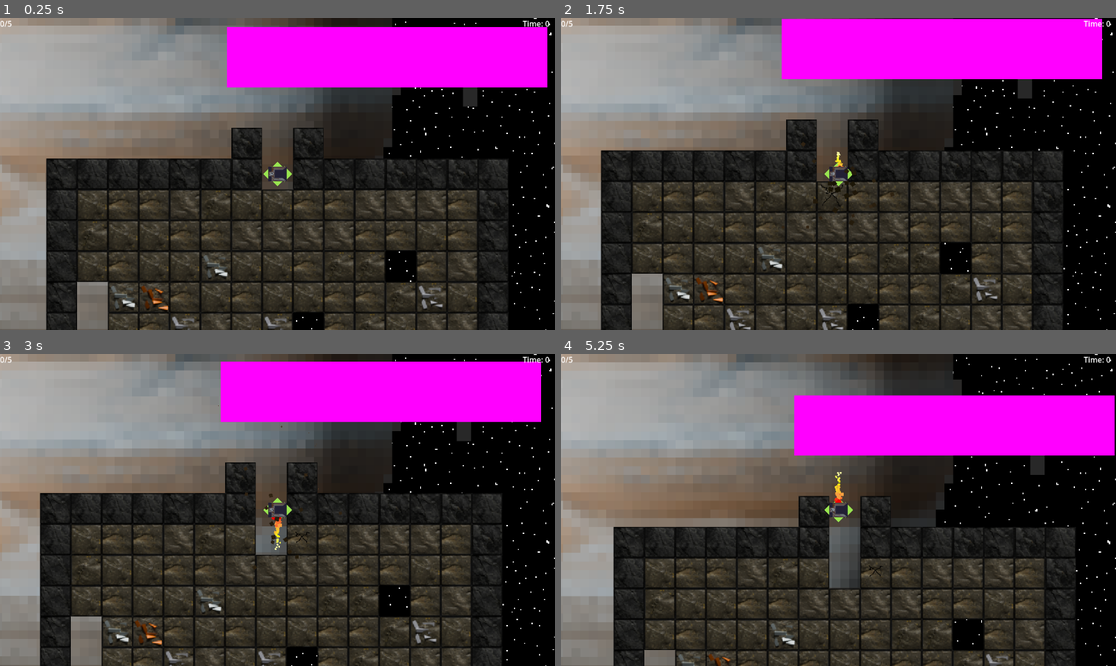
Above: before the commit, frames 1-4 (two rows, left to right).
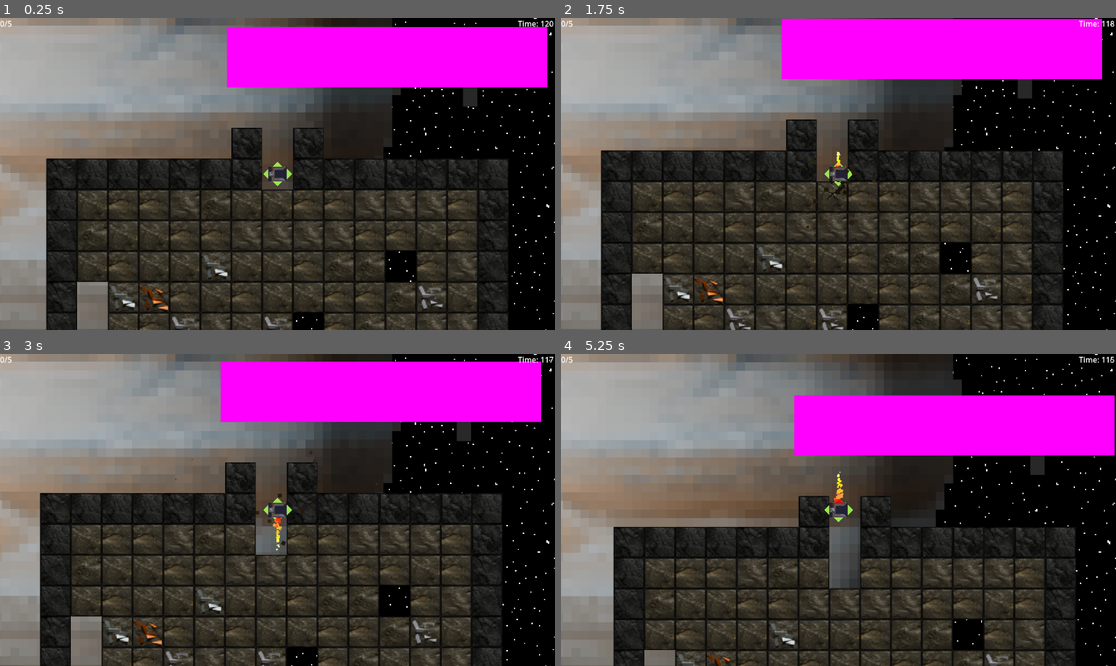
Above: after the commit, the same moments.

Repository: MissionToPsyche-Iridium/iridium_21q_web_game-csu
Game: Godot game, scene res://Scenes/pre.tscn
Two runs of this game, one before a commit and one after it. Both use one fixed random seed, a clock stepped at 60 frames per second and the inputs below.
Inputs:
- Up to frame 1 (0.25 s): no input
- Up to frame 2 (1.75 s): hold D (right) 0.53-1.28 s; tap Space (Leave) at 0.6, 1.35 s; hold S (down) from 1.28 s (still down)
- Up to frame 3 (3 s): release S (down) at 2.03 s; hold D (right) 2.03-2.78 s; tap Space (Leave) at 2.1, 2.85 s; hold W (up) from 2.78 s (still down)
- Up to frame 4 (5.25 s): release W (up) at 3.53 s; hold A (left) 3.53-5.03 s; tap Space (Leave) at 3.6, 4.35, 5.1 s; tap Enter at 5 s; hold S (down) from 5.03 s (still down)

The runs differ from the first frame. In frame 1, less than 0.1% of the frame differs, in the area x 93-100%, y 0-3%; in frame 2, 0.2%; in frame 3, 0.3%, in the area x 27-100%, y 0-78%; in frame 4, 0.2%.

Commit message:
Added items, more sounds, music
-Added dynamic music, with synced music. (Might change in the future)
-Added dynamic SFX (On breaking tile)
-dynamic SFX includes changing pitch of SFX and random SFX.
-Mixed some items around.
-moved every SFX to SFX bus and music to MUSIC bus.
-flipped the cracks sprite to make better use of it in code.
-make logic for rocktimer.gd better.
-Finalized code for shop option. (mostly, still need to write price check.)
-Fixed bug where if droneluck was higher then 0, pickups would sometimes fail to spawn.

Diff:
--- a/Assets/audio/default_bus_layout.tres
+++ b/Assets/audio/default_bus_layout.tres
@@ -2,3 +2,15 @@
 
 [resource]
 bus/0/volume_db = -0.130497
+bus/1/name = &"SFX"
+bus/1/solo = false
+bus/1/mute = false
+bus/1/bypass_fx = false
+bus/1/volume_db = 0.0
+bus/1/send = &"Master"
+bus/2/name = &"Music"
+bus/2/solo = false
+bus/2/mute = false
+bus/2/bypass_fx = false
+bus/2/volume_db = -80.0
+bus/2/send = &"Master"
--- a/Assets/items/Passive/PencilSharpener.gd
+++ b/Assets/items/Passive/SharpWheel.gd
@@ -1,9 +1,9 @@
-class_name PencilSharpner
+class_name SharpeningWheel
 extends Item
 
 
 func _init() -> void:
-	name = "Pencil Sharpner"
+	name = "Sharpening Wheel"
 	tooltip = "Can sharpen anything, even drills."
 	effecttext = ["[color=green]+5%[/color] Drill Speed"]
 	rarity = 0
--- a/Assets/items/Passive/WeightedCoin.gd
+++ b/Assets/items/Passive/WeightedCoin.gd
@@ -5,7 +5,7 @@
 func _init() -> void:
 	name = "Weighted Coin"
 	tooltip = "It might even land on its side..."
-	effecttext = ["Multiply current Luck by 2."]
+	effecttext = ["[wave amp=50 freq=5 connected=1][color=#2d00e5]x2[/color][/wave] current luck"]
 	rarity = 2
 	sprite = null
 	price = 15
--- a/Assets/items/base/itemdict.gd
+++ b/Assets/items/base/itemdict.gd
@@ -5,7 +5,8 @@
 
 func _ready() -> void:
 	passives.append(LuckyEgg.new())
-	passives.append(PencilSharpner.new())
+	passives.append(SharpeningWheel.new())
+	passives.append(WeightedCoin.new())
 	pass
 
 #Returns an item of said rarity.
--- a/Objects/drone.tscn
+++ b/Objects/drone.tscn
@@ -121,4 +121,5 @@
 [node name="thrust" type="AudioStreamPlayer" parent="thrustparts"]
 stream = ExtResource("10_sp1aj")
 volume_db = -40.0
+bus = &"SFX"
 script = ExtResource("11_hapxy")
--- /dev/null
+++ b/Objects/effectentry.tscn
@@ -0,0 +1,8 @@
+[gd_scene format=3 uid="uid://csn3csrkr87va"]
+
+[node name="RichTextLabel" type="RichTextLabel"]
+offset_right = 40.0
+offset_bottom = 40.0
+scale = Vector2(0.984995, 1.05155)
+bbcode_enabled = true
+fit_content = true
--- a/Objects/grabber.tscn
+++ b/Objects/grabber.tscn
@@ -910,6 +910,7 @@
 stream = ExtResource("5_ub02w")
 pitch_scale = 0.5
 max_polyphony = 32
+bus = &"SFX"
 
 [connection signal="body_entered" from="MaxSize" to="." method="_on_max_size_body_entered"]
 [connection signal="body_exited" from="MaxSize" to="." method="_on_max_size_body_exited"]
--- a/Objects/mothership.tscn
+++ b/Objects/mothership.tscn
@@ -62,10 +62,12 @@
 [node name="extend" type="AudioStreamPlayer" parent="Tube"]
 stream = ExtResource("3_wu4n8")
 volume_db = -15.0
+bus = &"SFX"
 
 [node name="retract" type="AudioStreamPlayer" parent="Tube"]
 stream = ExtResource("4_rhq14")
 volume_db = -15.0
+bus = &"SFX"
 
 [connection signal="body_entered" from="depot" to="." method="_on_depot_body_entered"]
 [connection signal="body_entered" from="depot" to="Tube" method="_on_depot_body_entered"]
--- a/Objects/rocktimer.tscn
+++ b/Objects/rocktimer.tscn
@@ -1,6 +1,9 @@
-[gd_scene load_steps=2 format=3 uid="uid://byr87loofbt64"]
+[gd_scene load_steps=5 format=3 uid="uid://byr87loofbt64"]
 
 [ext_resource type="Script" path="res://scripts/rocktimer.gd" id="1_464ec"]
+[ext_resource type="AudioStream" uid="uid://l3t73h2cr83m" path="res://Assets/audio/sfx/crack_1.ogg" id="2_r85yb"]
+[ext_resource type="AudioStream" uid="uid://bp6d0cciromuj" path="res://Assets/audio/sfx/crack_2.ogg" id="3_p1snq"]
+[ext_resource type="AudioStream" uid="uid://cakotcr4jsfgg" path="res://Assets/audio/sfx/crack_3.ogg" id="4_oobja"]
 
 [node name="rocktimer" type="Timer"]
 process_callback = 0
@@ -8,4 +11,18 @@
 autostart = true
 script = ExtResource("1_464ec")
 
-[node name="AudioStreamPlayer" type="AudioStreamPlayer" parent="."]
+[node name="crack 1" type="AudioStreamPlayer" parent="."]
+stream = ExtResource("2_r85yb")
+volume_db = -4.0
+pitch_scale = 0.6
+bus = &"SFX"
+
+[node name="crack 2" type="AudioStreamPlayer" parent="."]
+stream = ExtResource("3_p1snq")
+volume_db = -4.0
+pitch_scale = 0.6
+
+[node name="crack 3" type="AudioStreamPlayer" parent="."]
+stream = ExtResource("4_oobja")
+volume_db = -4.0
+pitch_scale = 0.6
--- a/Objects/shopoption.tscn
+++ b/Objects/shopoption.tscn
@@ -1,10 +1,11 @@
-[gd_scene load_steps=10 format=3 uid="uid://c3m1e1ln2thnf"]
+[gd_scene load_steps=14 format=3 uid="uid://c3m1e1ln2thnf"]
 
 [ext_resource type="Texture2D" uid="uid://ndoa5fcvxsxh" path="res://Assets/items/images/noimage.png" id="1_81f1r"]
 [ext_resource type="Script" path="res://scripts/shopoption.gd" id="1_bfjsg"]
 [ext_resource type="Shader" path="res://Assets/shaders/fake3d.gdshader" id="1_pxg8v"]
 [ext_resource type="Script" path="res://scripts/float.gd" id="2_mnk5j"]
 [ext_resource type="Texture2D" uid="uid://bdtd80w4dv4s1" path="res://Assets/glass2.png" id="5_ulgxc"]
+[ext_resource type="AudioStream" uid="uid://bablvcr3puhw4" path="res://Assets/audio/sfx/ping.ogg" id="6_gxjwy"]
 
 [sub_resource type="ShaderMaterial" id="ShaderMaterial_3w4mi"]
 shader = ExtResource("1_pxg8v")
@@ -40,6 +41,30 @@
 "update": 0,
 "values": [8.55e-06]
 }
+tracks/2/type = "value"
+tracks/2/imported = false
+tracks/2/enabled = true
+tracks/2/path = NodePath(".:rotation")
+tracks/2/interp = 1
+tracks/2/loop_wrap = true
+tracks/2/keys = {
+"times": PackedFloat32Array(0),
+"transitions": PackedFloat32Array(1),
+"update": 0,
+"values": [0.0]
+}
+tracks/3/type = "value"
+tracks/3/imported = false
+tracks/3/enabled = true
+tracks/3/path = NodePath(".:scale")
+tracks/3/interp = 1
+tracks/3/loop_wrap = true
+tracks/3/keys = {
+"times": PackedFloat32Array(0),
+"transitions": PackedFloat32Array(1),
+"update": 0,
+"values": [Vector2(1, 1)]
+}
 
 [sub_resource type="Animation" id="Animation_bxlpr"]
 resource_name = "idle"
@@ -74,6 +99,91 @@
 _data = {
 "RESET": SubResource("Animation_0x56p"),
 "idle": SubResource("Animation_bxlpr")
+}
+
+[sub_resource type="Animation" id="Animation_u21fi"]
+resource_name = "juice"
+length = 0.2
+tracks/0/type = "value"
+tracks/0/imported = false
+tracks/0/enabled = true
+tracks/0/path = NodePath("..:rotation")
+tracks/0/interp = 1
+tracks/0/loop_wrap = true
+tracks/0/keys = {
+"times": PackedFloat32Array(0, 0.0666667, 0.133333, 0.2),
+"transitions": PackedFloat32Array(1, 0.933033, 1.8025, 1),
+"update": 0,
+"values": [0.0, 0.174533, -0.174533, 0.0]
+}
+tracks/1/type = "value"
+tracks/1/imported = false
+tracks/1/enabled = true
+tracks/1/path = NodePath("..:scale")
+tracks/1/interp = 1
+tracks/1/loop_wrap = true
+tracks/1/keys = {
+"times": PackedFloat32Array(0, 0.0666667, 0.133333, 0.2),
+"transitions": PackedFloat32Array(1, 1.41421, 1.36604, 1),
+"update": 0,
+"values": [Vector2(1, 1), Vector2(1.1, 1.1), Vector2(1, 1), Vector2(1, 1)]
+}
+tracks/2/type = "value"
+tracks/2/imported = false
+tracks/2/enabled = true
+tracks/2/path = NodePath("..:material:shader_parameter/y_rot")
+tracks/2/interp = 1
+tracks/2/loop_wrap = true
+tracks/2/keys = {
+"times": PackedFloat32Array(0, 0.1, 0.2),
+"transitions": PackedFloat32Array(1, 1, 1),
+"update": 0,
+"values": [8.55e-06, 30.0, 8.55e-06]
+}
+tracks/3/type = "value"
+tracks/3/imported = false
+tracks/3/enabled = true
+tracks/3/path = NodePath("..:material:shader_parameter/x_rot")
+tracks/3/interp = 1
+tracks/3/loop_wrap = true
+tracks/3/keys = {
+"times": PackedFloat32Array(),
+"transitions": PackedFloat32Array(),
+"update": 0,
+"values": []
+}
+
+[sub_resource type="Animation" id="Animation_wwody"]
+length = 0.001
+tracks/0/type = "value"
+tracks/0/imported = false
+tracks/0/enabled = true
+tracks/0/path = NodePath("..:material:shader_parameter/y_rot")
+tracks/0/interp = 1
+tracks/0/loop_wrap = true
+tracks/0/keys = {
+"times": PackedFloat32Array(0),
+"transitions": PackedFloat32Array(1),
+"update": 0,
+"values": [8.55e-06]
+}
+tracks/1/type = "value"
+tracks/1/imported = false
+tracks/1/enabled = true
+tracks/1/path = NodePath("..:material:shader_parameter/x_rot")
+tracks/1/interp = 1
+tracks/1/loop_wrap = true
+tracks/1/keys = {
+"times": PackedFloat32Array(0),
+"transitions": PackedFloat32Array(1),
+"update": 0,
+"values": [8.55e-06]
+}
+
+[sub_resource type="AnimationLibrary" id="AnimationLibrary_lob8d"]
+_data = {
+"RESET": SubResource("Animation_wwody"),
+"juice": SubResource("Animation_u21fi")
 }
 
 [node name="SubViewportContainer" type="SubViewportContainer"]
@@ -90,6 +200,7 @@
 offset_bottom = 256.0
 grow_horizontal = 2
 grow_vertical = 2
+pivot_offset = Vector2(255, 253)
 script = ExtResource("2_mnk5j")
 
 [node name="SubViewport" type="SubViewport" parent="."]
@@ -137,16 +248,6 @@
 texture_filter = 1
 layout_mode = 2
 
-[node name="Effect Text 1" type="RichTextLabel" parent="SubViewport/Shop Option/CenterContainer/VBoxContainer/Effect Text List"]
-layout_mode = 2
-bbcode_enabled = true
-text = "[color=red]No[/color] Effect
-"
-fit_content = true
-
-[node name="Effect Text 2" type="RichTextLabel" parent="SubViewport/Shop Option/CenterContainer/VBoxContainer/Effect Text List"]
-layout_mode = 2
-
 [node name="Buy Button" type="Button" parent="SubViewport/Shop Option/CenterContainer/VBoxContainer"]
 z_index = 5
 layout_mode = 2
@@ -164,9 +265,20 @@
 texture = ExtResource("5_ulgxc")
 expand_mode = 2
 
-[node name="AnimationPlayer" type="AnimationPlayer" parent="."]
+[node name="checkout" type="AudioStreamPlayer" parent="SubViewport/Shop Option"]
+stream = ExtResource("6_gxjwy")
+bus = &"SFX"
+
+[node name="idle" type="AnimationPlayer" parent="."]
 libraries = {
 "": SubResource("AnimationLibrary_r3g0o")
 }
 
+[node name="juice" type="AnimationPlayer" parent="."]
+root_node = NodePath("../idle")
+libraries = {
+"": SubResource("AnimationLibrary_lob8d")
+}
+
+[connection signal="pressed" from="SubViewport/Shop Option/CenterContainer/VBoxContainer/Buy Button" to="." method="_on_buy_button_pressed"]
 [connection signal="pressed" from="SubViewport/Shop Option/CenterContainer/VBoxContainer/Buy Button" to="SubViewport/Shop Option" method="_on_buy_button_pressed"]
--- /dev/null
+++ b/Scenes/audiostreamsync.gd
@@ -0,0 +1,20 @@
+extends AudioStreamPlayer
+
+@onready var music: AudioStreamSynchronized = self.stream
+@onready var fade: AnimationPlayer = $AnimationPlayer
+@onready var musicswitched = false
+
+# Called when the node enters the scene tree for the first time.
+func _ready() -> void:
+	music.set_sync_stream_volume(0, 0) #Main Track
+	music.set_sync_stream_volume(1, -60) #Times almost up track
+	pass # Replace with function body.
+
+
+# Called every frame. 'delta' is the elapsed time since the previous frame.
+func _process(delta: float) -> void:
+	if Gamemaster.get_time() < (Gamemaster.timetillloss/3) and !musicswitched:
+		fade.play("fade")
+		musicswitched = true
+		pass
+	pass
--- a/Scenes/pre.tscn
+++ b/Scenes/pre.tscn
@@ -1,9 +1,94 @@
-[gd_scene load_steps=3 format=3 uid="uid://ckw2p7i6fa3mc"]
+[gd_scene load_steps=10 format=3 uid="uid://ckw2p7i6fa3mc"]
 
 [ext_resource type="Script" path="res://scripts/pre.gd" id="1_25uh4"]
+[ext_resource type="AudioStream" uid="uid://cxj1julrrce0d" path="res://Assets/audio/music/Three Red Hearts - Pixel War 1.ogg" id="3_ijx2f"]
+[ext_resource type="AudioStream" uid="uid://dw0s4inp31via" path="res://Assets/audio/music/Three Red Hearts - Pixel War 2.ogg" id="4_cswi6"]
 [ext_resource type="PackedScene" uid="uid://k4uvy8kqqy6l" path="res://Assets/backgrounds/space.tscn" id="5_0j7oc"]
+[ext_resource type="Script" path="res://Scenes/audiostreamsync.gd" id="5_cdaum"]
+
+[sub_resource type="AudioStreamSynchronized" id="AudioStreamSynchronized_5jdrr"]
+stream_count = 2
+stream_0/stream = ExtResource("3_ijx2f")
+stream_0/volume = 0.0
+stream_1/stream = ExtResource("4_cswi6")
+stream_1/volume = -60.0
+
+[sub_resource type="Animation" id="Animation_042b2"]
+length = 0.001
+tracks/0/type = "value"
+tracks/0/imported = false
+tracks/0/enabled = true
+tracks/0/path = NodePath(".:stream:stream_0/volume")
+tracks/0/interp = 1
+tracks/0/loop_wrap = true
+tracks/0/keys = {
+"times": PackedFloat32Array(0),
+"transitions": PackedFloat32Array(1),
+"update": 0,
+"values": [0.0]
+}
+tracks/1/type = "value"
+tracks/1/imported = false
+tracks/1/enabled = true
+tracks/1/path = NodePath(".:stream:stream_1/volume")
+tracks/1/interp = 1
+tracks/1/loop_wrap = true
+tracks/1/keys = {
+"times": PackedFloat32Array(0),
+"transitions": PackedFloat32Array(1),
+"update": 0,
+"values": [-60.0]
+}
+
+[sub_resource type="Animation" id="Animation_178mp"]
+resource_name = "fade"
+tracks/0/type = "value"
+tracks/0/imported = false
+tracks/0/enabled = true
+tracks/0/path = NodePath(".:stream:stream_0/volume")
+tracks/0/interp = 1
+tracks/0/loop_wrap = true
+tracks/0/keys = {
+"times": PackedFloat32Array(0, 1),
+"transitions": PackedFloat32Array(1, 1),
+"update": 0,
+"values": [0.0, -60.0]
+}
+tracks/1/type = "value"
+tracks/1/imported = false
+tracks/1/enabled = true
+tracks/1/path = NodePath(".:stream:stream_1/volume")
+tracks/1/interp = 1
+tracks/1/loop_wrap = true
+tracks/1/keys = {
+"times": PackedFloat32Array(0, 1),
+"transitions": PackedFloat32Array(1, 1),
+"update": 0,
+"values": [-60.0, 0.0]
+}
+
+[sub_resource type="AnimationLibrary" id="AnimationLibrary_o7q4g"]
+_data = {
+"RESET": SubResource("Animation_042b2"),
+"fade": SubResource("Animation_178mp")
+}
 
 [node name="Node2D" type="Node2D"]
 script = ExtResource("1_25uh4")
 
 [node name="Space" parent="." instance=ExtResource("5_0j7oc")]
+
+[node name="AudioStreamSync" type="AudioStreamPlayer" parent="."]
+stream = SubResource("AudioStreamSynchronized_5jdrr")
+volume_db = -30.0
+autoplay = true
+bus = &"Music"
+script = ExtResource("5_cdaum")
+
+[node name="AnimationPlayer" type="AnimationPlayer" parent="AudioStreamSync"]
+libraries = {
+"": SubResource("AnimationLibrary_o7q4g")
+}
+
+[node name="hurry" type="AudioStreamPlayer" parent="AudioStreamSync"]
+bus = &"SFX"
--- a/project.godot
+++ b/project.godot
@@ -26,6 +26,10 @@
 Gamemaster="*res://scripts/gamemaster.gd"
 Settings="*res://scripts/settings.gd"
 Itemdict="*res://Assets/items/base/itemdict.gd"
+
+[editor_plugins]
+
+enabled=PackedStringArray()
 
 [input]
 
@@ -65,3 +69,7 @@
 renderer/rendering_method="gl_compatibility"
 renderer/rendering_method.mobile="gl_compatibility"
 environment/defaults/default_clear_color=Color(0, 0, 0, 1)
+
+[richer_text_label]
+
+fonts={}
--- a/scripts/DroneMove.gd
+++ b/scripts/DroneMove.gd
@@ -5,6 +5,7 @@
 
 func handle_rot(input: Vector2):
 	if input == Vector2(1,0):
+		#Dronestats.droneluck = 5
 		sprite.rotation = .3
 	elif input == Vector2(-1,0):
 		sprite.rotation = -.3
--- a/scripts/dronestats.gd
+++ b/scripts/dronestats.gd
@@ -11,7 +11,7 @@
 @onready var drillstr: int = 0 #TODO, not used anywhere right now. How effected a drill is by harder blocks. (def 0)
 
 @onready var dronespeed: int = 200 #How fast the drone moves. (def 200)
-@onready var droneluck: float = 0.0 #How lucky the drone is for events. (def 0)
+@onready var droneluck: float = 0 #How lucky the drone is for events. (def 0)
 @onready var tubespeed: float = 2 #Time (sec) between objects leaving the drone and entering the mothership.
 
 
--- a/scripts/float.gd
+++ b/scripts/float.gd
@@ -1,9 +1,16 @@
 extends SubViewportContainer
 
-@onready var animation: AnimationPlayer = $AnimationPlayer
+@onready var animationidle: AnimationPlayer = $idle
+@onready var animationjuice: AnimationPlayer = $juice
 
 
 # Called when the node enters the scene tree for the first time.
 func _ready() -> void:
-	animation.play("idle")
+	animationidle.play("idle")
 	pass # Replace with function body.
+
+
+
+func _on_buy_button_pressed() -> void:
+	animationjuice.play("juice")
+	pass # Replace with function body.
--- a/scripts/gamemaster.gd
+++ b/scripts/gamemaster.gd
@@ -19,6 +19,9 @@
 func get_time(): #Returns the time remaining on the global clock.
 	return timer.time_left
 
+func wind_timer():
+	timer.start(timetillloss)
+
 func leave_pre(): #Called when the player leaves the main scene.
 	#Move all items inside drone to ship.
 	for item in Inventory.inventorydrone:
@@ -26,12 +29,11 @@
 		Inventory.inventorydrone.erase(item)
 	timer.stop()
 	#Temp, will leave to shop screen.
-	get_tree().change_scene_to_file("res://Scenes/pre.tscn")
+	get_tree().change_scene_to_file("res://Objects/shopoption.tscn")
 
 func leave_shop(): #Called when we leave the shop.
 	pass
 
 func start_pre(): #Called when the game switches to the next mine.
-	timer.start(timetillloss)
 	get_tree().change_scene_to_file("res://Scenes/pre.tscn")
 	pass
--- a/scripts/mine.gd
+++ b/scripts/mine.gd
@@ -75,13 +75,18 @@
 		#A failsafe, really doesn't like more then 7 total objects coming out of one block.
 		if intluck > 7:
 			intluck = 7
+		if intluck == 0:
+			pickupinstance = pickup.instantiate()
+			pickupinstance.position = pos
+			pickupinstance.id = id
+			add_child(pickupinstance)
 		for i in intluck:
 			pickupinstance = pickup.instantiate()
 			pickupinstance.position = pos
 			pickupinstance.id = id
 			add_child(pickupinstance)
 		var roll = randf_range(0, 1)
-		if roll >= chance:
+		if roll <= chance:
 			pickupinstance = pickup.instantiate()
 			pickupinstance.position = pos
 			pickupinstance.id = id
--- a/scripts/pre.gd
+++ b/scripts/pre.gd
@@ -26,6 +26,7 @@
 	mothership.global_position.x -= 100
 	add_child(drone)
 	add_child(mothership)
+	Gamemaster.wind_timer()
 
 
 # Called every frame. 'delta' is the elapsed time since the previous frame.
--- a/scripts/rocktimer.gd
+++ b/scripts/rocktimer.gd
@@ -3,35 +3,45 @@
 @onready var stage = 1 #1-4 how broken should this block display as? we have 4 breakable sprites.
 @onready var interval #Time inbetween before updating cracks.
 @onready var cords: Vector2 #Knows its cords, helps keep track of timers.
-@onready var ping: AudioStreamPlayer = $AudioStreamPlayer
+@onready var crack1: AudioStreamPlayer = $"crack 1"
+@onready var crack2: AudioStreamPlayer = $"crack 2"
+@onready var crack3: AudioStreamPlayer = $"crack 3"
+@onready var intervalarr: Array = []
+@onready var spentintervals: Array = []
+@onready var sounds = []
+@onready var pitch = 0.6
 #signals for updating tile map.
 signal update_cracked_tile(stage: Vector2, cords: Vector2)
 signal erase_crack_tile(ref: Timer, cords: Vector2)
 
 
 #This is not needed, can be fixed and removed by just reversing the sprite sheet so that 1 = most cracked.
-var idict = {
-	1: 4,
-	2: 3,
-	3: 2,
-	4: 1,
-}
+
 
 func _ready() -> void:
+	sounds.append(crack1)
+	sounds.append(crack2)
 	interval = wait_time / 4
+	for i in range(0,4):
+		intervalarr.append(interval*i)
 
+func play_random_sound():
+	var i: int = randi_range(0, sounds.size()-1)
+	pitch = pitch+0.1
+	sounds[i].pitch_scale = pitch
+	sounds[i].play()
 
 func _exit_tree() -> void:# Called RIGHT before object is killed.
 	emit_signal("erase_crack_tile", cords)
 	pass
 
+
+
 # Called every frame. 'delta' is the elapsed time since the previous frame.
 func _process(delta: float) -> void:
-	for i in range(1,5):
-		if time_left >= interval * i:
-			emit_signal("update_cracked_tile", idict[i], cords)
-			pass
-
-	#Compare time remaining to wait time.
-	#send signal based on number
-	pass
+	for numb in intervalarr:
+		if numb >= time_left and !spentintervals.has(numb):
+			stage = intervalarr.find(numb)
+			spentintervals.append(numb)
+			emit_signal("update_cracked_tile", stage-1, cords)
+			play_random_sound()
--- a/scripts/shopoption.gd
+++ b/scripts/shopoption.gd
@@ -3,15 +3,16 @@
 @onready var itemname = $CenterContainer/VBoxContainer/Name
 @onready var itemsprite = $CenterContainer/VBoxContainer/Sprite
 @onready var itemeffectlist = $"CenterContainer/VBoxContainer/Effect Text List"
-@onready var itemeffect = $"CenterContainer/VBoxContainer/Effect Text List/Effect Text 1"
 @onready var itembuy = $"CenterContainer/VBoxContainer/Buy Button"
 @onready var itemprice = $CenterContainer/VBoxContainer/Price
 @onready var glass = $Glass
 @onready var fallbacksprite: Texture2D = preload("res://Assets/items/images/noimage.png")
 @onready var iteminside: Item = null
+@onready var effectentry = preload("res://Objects/effectentry.tscn")
+@onready var checkout: AudioStreamPlayer = $checkout
 # Called when the node enters the scene tree for the first time.
 func _ready() -> void:
-	display_item(Itemdict.get_item_of_rarity_passive(0))
+	display_item(Itemdict.get_item_of_rarity_passive(0)) #TEMP REMOVE LATER.
 	pass # Replace with function body.
 
 #Displays the item on the display.
@@ -21,13 +22,26 @@
 		itemsprite.texture = fallbacksprite
 	else:
 		itemsprite.texture = item.sprite
-	itemeffect.text = item.effecttext[0]
+	var effectentryins: RichTextLabel
+	#For each string in array, create a new rich text label.
+	for string: String in item.effecttext:
+		string = "[center]" + string + "[/center]"
+		effectentryins = effectentry.instantiate()
+		effectentryins.text = string
+		itemeffectlist.add_child(effectentryins)
 	itemprice.text = str(item.price)
 	iteminside = item #Grab ref of item so we can run its .on_get() effect later.
+	itembuy.tooltip_text = item.tooltip
 
 
 func _on_buy_button_pressed() -> void:
 	#Write check here to see if player can even buy this item.
 	#For now there is no check b/c we still don't have a money system fully set up.
+	checkout.play()
 	iteminside.on_get()
-	pass # Replace with function body.
+	#Clean up prev rich text.
+	for label in itemeffectlist.get_children():
+		itemeffectlist.remove_child(label)
+		label.queue_free()
+	display_item(Itemdict.get_random_item_passive())
+	#After we do that, reroll the item slot.
--- a/scripts/timerholder.gd
+++ b/scripts/timerholder.gd
@@ -53,7 +53,7 @@
 			pass
 	pass
 func _update_cracked_tile(stage: int, cords: Vector2):
-	tilemapcracks.set_cell(cords, 0, Vector2(stage-1, 0), 0)
+	tilemapcracks.set_cell(cords, 0, Vector2(stage, 0), 0)
 	pass
 func _erase_crack_tile(cords: Vector2):
 	tilemapcracks.erase_cell(cords)
Not shown, added: Assets/audio/music/Three Red Hearts - Pixel War 1.ogg.import
Not shown, added: Assets/audio/music/Three Red Hearts - Pixel War 2.ogg.import
Not shown, added: Assets/audio/sfx/crack_1.ogg.import
Not shown, added: Assets/audio/sfx/crack_2.ogg.import
Not shown, added: Assets/audio/sfx/crack_3.ogg.import
Not shown, added: Assets/audio/sfx/ping.ogg.import
Binary file changed: Assets/sheetbreak.png
Not shown, added: Assets/audio/music/Three Red Hearts - Pixel War 1.ogg
Not shown, added: Assets/audio/music/Three Red Hearts - Pixel War 2.ogg
Not shown, added: Assets/audio/sfx/crack_1.ogg
Not shown, added: Assets/audio/sfx/crack_2.ogg
Not shown, added: Assets/audio/sfx/crack_3.ogg
(and 1 more such lines)
